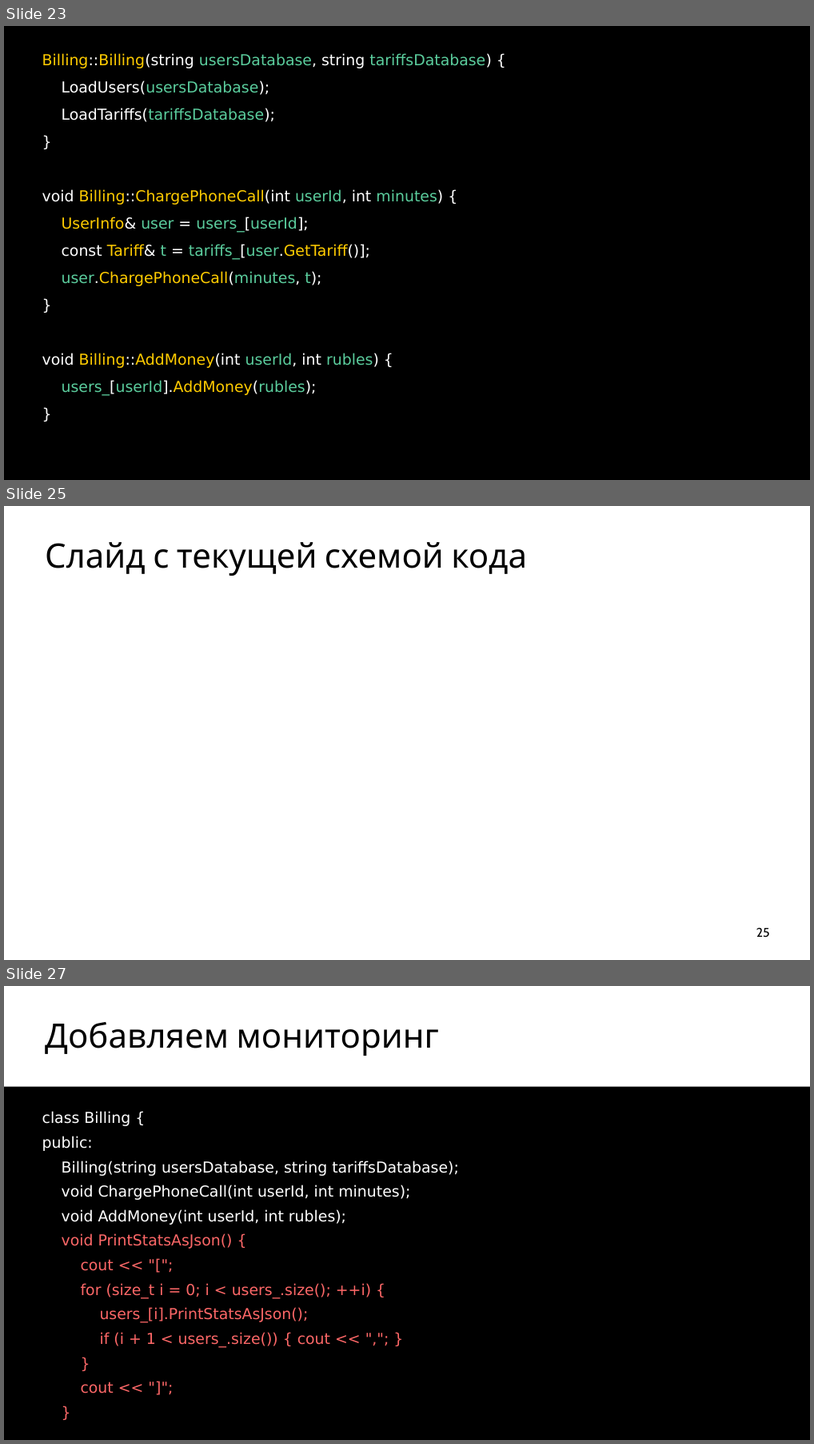
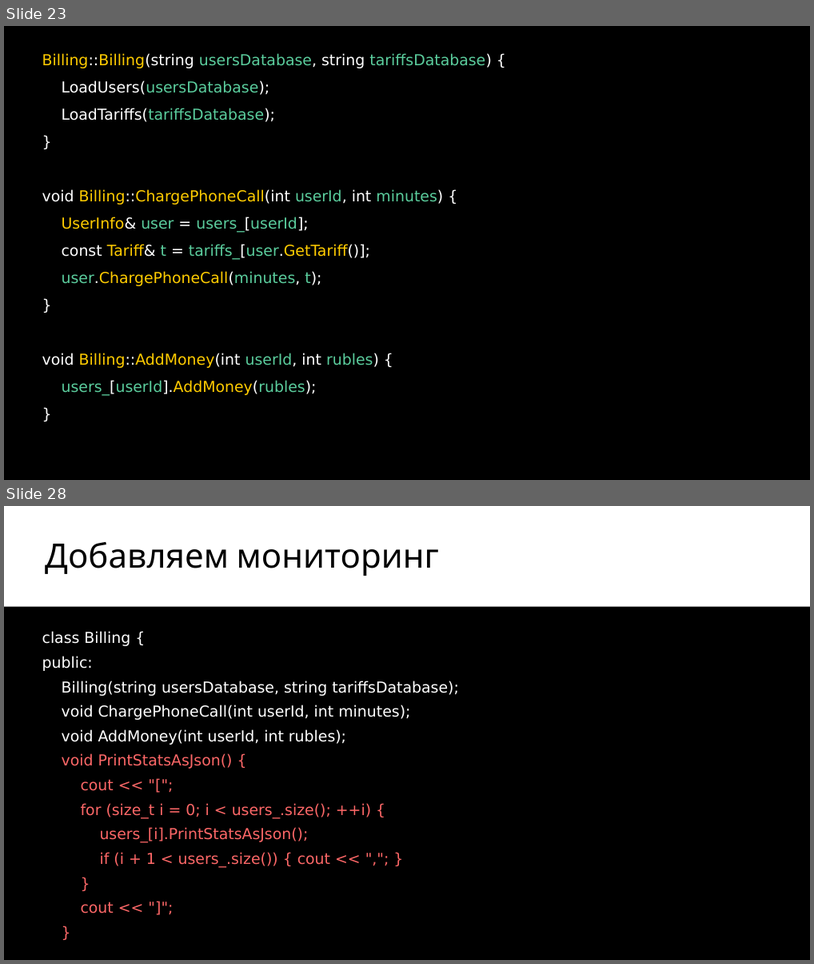
Before and after one commit to ishfb/cpprus17, a slide deck: slides.pptx. Shown one above the other, each under a label of ours: slides 23, 25 and 27 before the commit, slides 23 and 28 after it; the slides between them are not shown. The pictures are 814x1444 and 814x964 pixels, drawn with LibreOffice and Linux fonts; fonts in the diff are those of the drawing. Boxes give left, top, right and bottom in pixels: in the first picture for what was removed or moved away, otherwise in the second. Text is boxed around its words. In the diff, an @@ line names an element or a change of style, - is before the commit and + after.

```diff
--- a/slides.pptx
+++ b/slides.pptx
@@ slide 25 removed at <box>4,506,810,960</box>, background #FFFFFF @@
@@ title removed at <box>45,542,527,576</box> @@
-Слайд с текущей схемой кода
@@ page number removed at <box>757,927,770,937</box> @@
-25
@@ what was slide 27 is now slide 28 @@
```
Also in this commit, not shown: 3 slides changed, 2 slides added, 1 other file.
